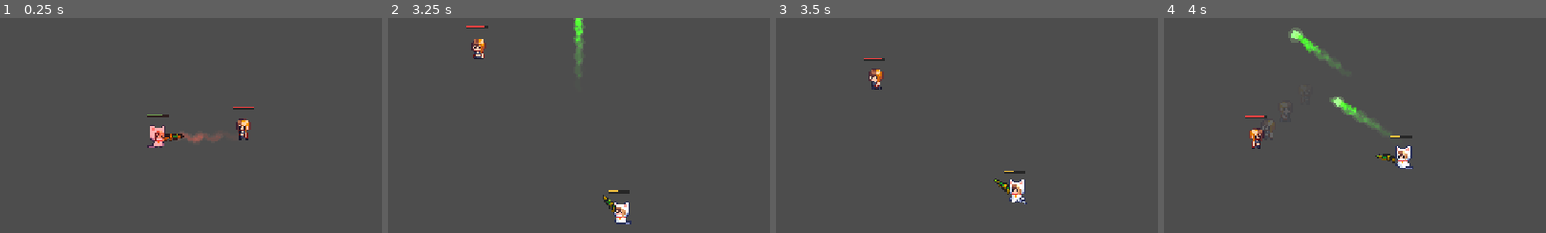
Above: before the commit, frames 1-4 (left to right).
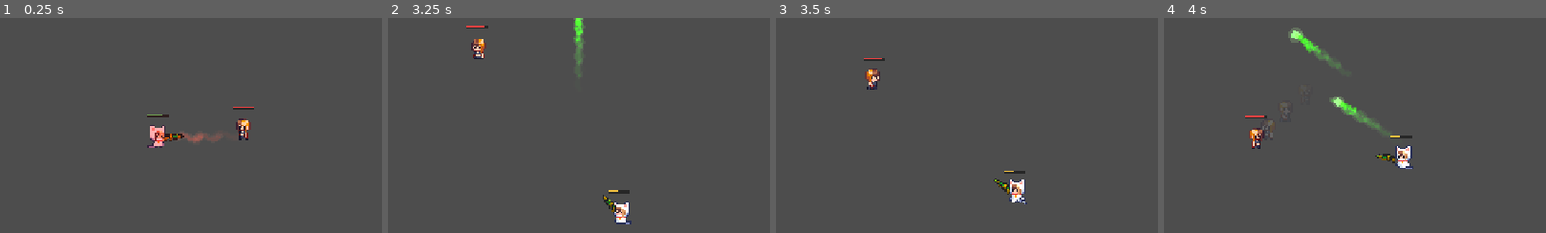
Above: after the commit, the same moments.

Repository: Astrollll/Eternal-Bloom
Game: Godot game, scene res://scenes/Main.tscn
Same seed, same stepped clock (60 frames per second), same inputs: the game is played once before the commit and once after it.
Inputs (mouse positions are % of the whole screen's width and height, from its top left):
- Up to frame 1 (0.25 s): no input
- Up to frame 2 (3.25 s): tap Enter at 0.5 s; move the mouse to (72, 45) at 0.52 s; press the mouse at (72, 45) at 0.53 s; hold D (move_right) 0.53-1.28 s; move the mouse to (30, 55) at 1.27 s; release the mouse at (30, 55) at 1.28 s; hold S (move_down) 1.28-2.03 s; right-click (30, 55) at 1.35 s; move the mouse to (60, 28) at 2.02 s; press the mouse at (60, 28) at 2.03 s; hold D (move_right) 2.03-2.78 s; move the mouse to (45, 70) at 2.77 s; release the mouse at (45, 70) at 2.78 s; hold W (move_up) from 2.78 s (still down); right-click (45, 70) at 2.85 s; click (45, 70) at 2.92 s
- Up to frame 3 (3.5 s): keep holding W (move_up)
- Up to frame 4 (4 s): move the mouse to (80, 65) at 3.52 s; release W (move_up) at 3.53 s; press the mouse at (80, 65) at 3.53 s; hold A (move_left) from 3.53 s (still down)
The pictures show only the part of the screen within x 26-76%, y 23-73%; the shares and areas given below are measured in that part.

Frames 1-2 are identical in both runs. In frame 3, 0.3% of the frame differs, in the area x 23-29%, y 23-34%; in frame 4, nothing differs.

Commit message:
Face player immediately when they cross sides to avoid delayed flipping

Diff:
--- a/scripts/Enemy.gd
+++ b/scripts/Enemy.gd
@@ -164,6 +164,15 @@
 	var dir: Vector2 = to_player.normalized() if dist > 0.001 else Vector2.ZERO
 	var lateral: Vector2 = Vector2(-dir.y, dir.x) * strafe_dir
 	var far_boost: float = 1.0
+	# If the player quickly crosses to the other side, update facing immediately
+	# to avoid a perceptible delay while movement smoothing settles.
+	if dir != Vector2.ZERO and abs(to_player.x) >= abs(to_player.y) and abs(to_player.x) > 8.0:
+		var desired_face: bool = dir.x > 0.0
+		if desired_face != facing_right and facing_lock_time_left <= 0.0:
+			_set_facing(desired_face)
+			# Refresh idle/walk animation to reflect the instant facing change.
+			_play_idle()
+
 	_sync_facing_with_player_if_near(dist)
 
 	if _try_start_projectile_dodge():
